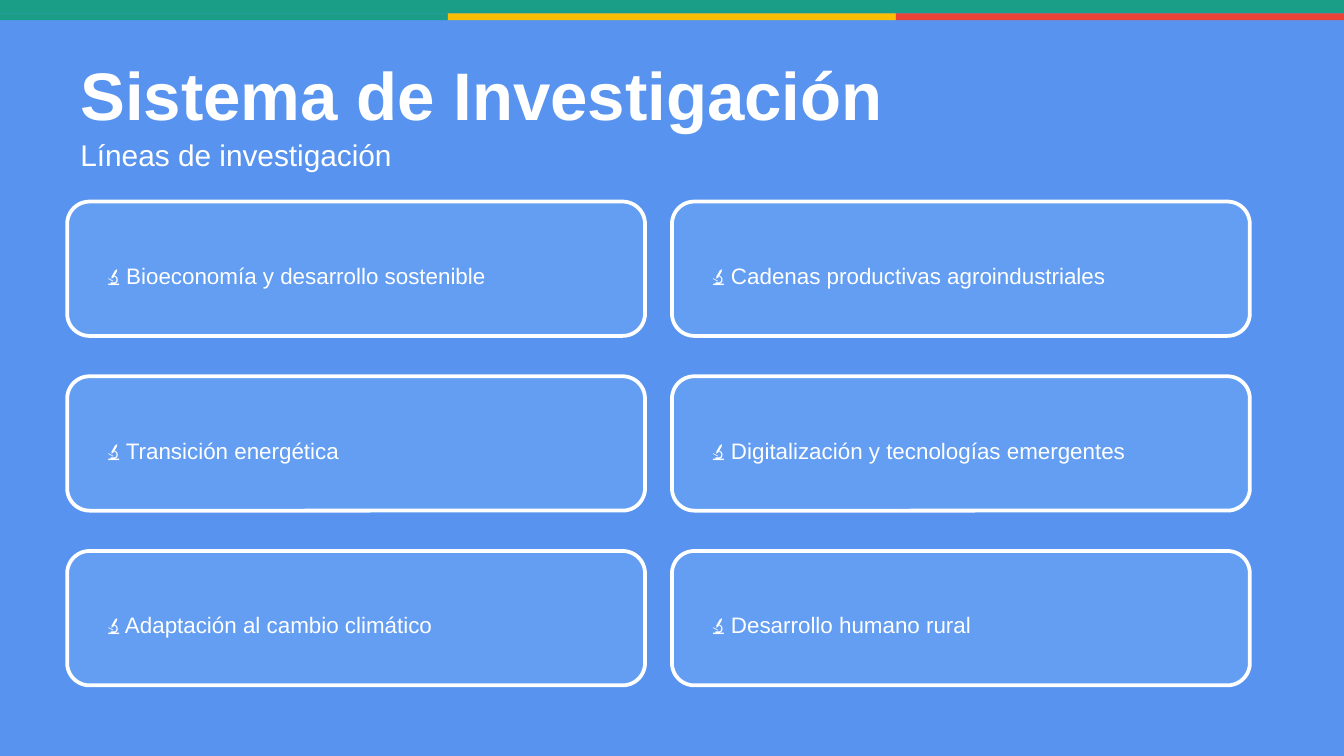
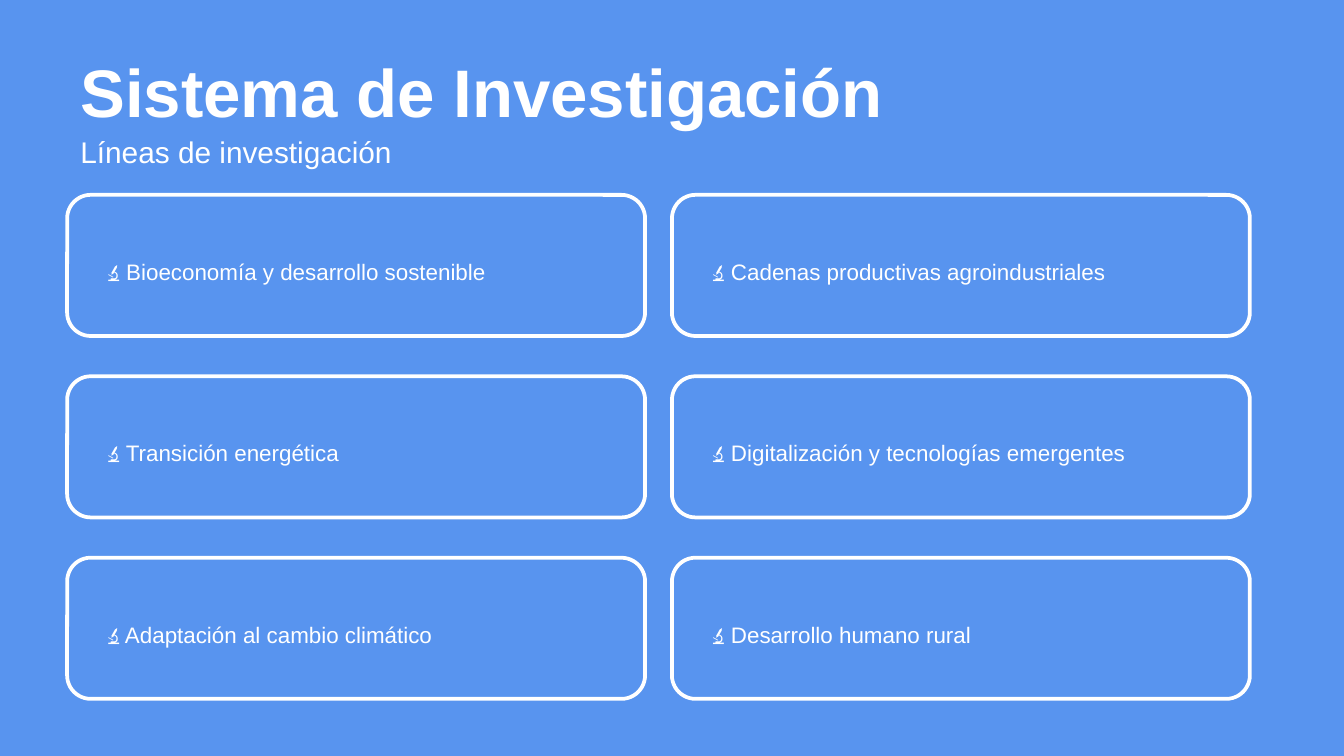
Before and after one commit to alonsoarias/ISER-PEI, a slide deck: slide 28 of PEI-UniRural-Presentacion.pptx. Drawn at 1344x756 pixels with LibreOffice and Linux fonts; fonts in the diff are those of the drawing. Boxes give left, top, right and bottom in pixels: in the first picture for what was removed or moved away, otherwise in the second. Text is boxed around its words. In the diff, an @@ line names an element or a change of style, - is before the commit and + after.

```diff
--- a/PEI-UniRural-Presentacion.pptx
+++ b/PEI-UniRural-Presentacion.pptx
@@ rectangle removed at (x1=0, y1=0, x2=1344, y2=13) @@
@@ rectangle removed at (x1=0, y1=13, x2=448, y2=20) @@
@@ rectangle removed at (x1=448, y1=13, x2=895, y2=20) @@
@@ rectangle removed at (x1=896, y1=13, x2=1344, y2=20) @@
@@ rounded rectangle resized from (x1=67, y1=202, x2=645, y2=336) to (x1=67, y1=195, x2=645, y2=336) @@
@@ rounded rectangle resized from (x1=672, y1=202, x2=1250, y2=336) to (x1=672, y1=195, x2=1250, y2=336) @@
@@ text "🔬 Bioeconomía y desarrollo sostenible" moved from (x1=126, y1=267, x2=486, y2=289) to (x1=126, y1=263, x2=486, y2=285) @@
@@ text "🔬 Cadenas productivas agroindustriales" moved from (x1=731, y1=268, x2=1105, y2=289) to (x1=731, y1=264, x2=1105, y2=285) @@
@@ rounded rectangle resized from (x1=67, y1=376, x2=645, y2=511) to (x1=67, y1=376, x2=645, y2=517) @@
@@ rounded rectangle resized from (x1=672, y1=376, x2=1250, y2=511) to (x1=672, y1=376, x2=1250, y2=517) @@
@@ rounded rectangle resized from (x1=67, y1=551, x2=645, y2=685) to (x1=67, y1=558, x2=645, y2=699) @@
@@ fill #6FA8F5 at 50% opacity to #5894EF at 60% opacity in 6 elements at (x1=67, y1=195, x2=645, y2=336), (x1=672, y1=195, x2=1250, y2=336), (x1=67, y1=376, x2=645, y2=517), (x1=672, y1=376, x2=1250, y2=517), (x1=67, y1=558, x2=645, y2=699), (x1=672, y1=558, x2=1250, y2=699) @@
@@ rounded rectangle resized from (x1=672, y1=551, x2=1250, y2=685) to (x1=672, y1=558, x2=1250, y2=699) @@
@@ text "🔬 Adaptación al cambio climático" moved from (x1=125, y1=616, x2=432, y2=638) to (x1=125, y1=626, x2=432, y2=648) @@
@@ text "🔬 Desarrollo humano rural" moved from (x1=731, y1=617, x2=971, y2=633) to (x1=731, y1=627, x2=971, y2=643) @@
```
Also in this commit, not shown: 38 other slides changed, 1 other file.
